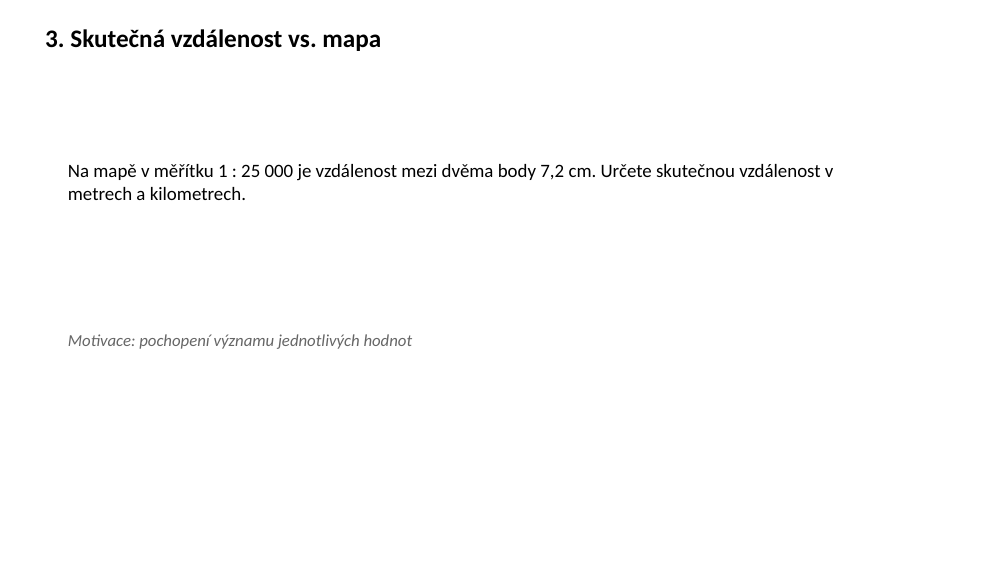
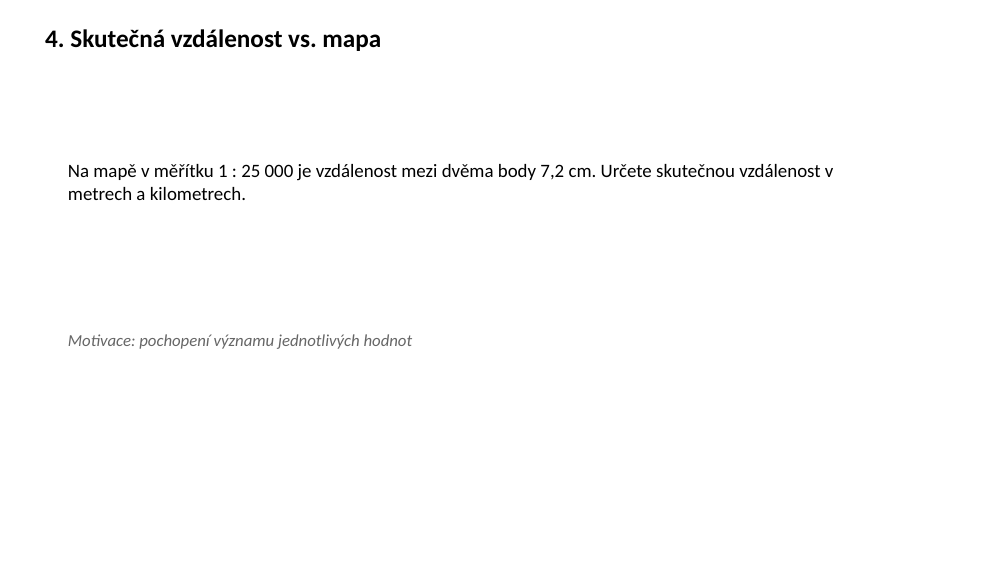
Before and after one commit to k155cvut/uvin, a slide deck: slide 5 of cviceni/cv2/uvin_cv2.pptx (slide 4 before the commit). Drawn at 1008x567 pixels with LibreOffice and Linux fonts; fonts in the diff are those of the drawing. Boxes give left, top, right and bottom in pixels: in the first picture for what was removed or moved away, otherwise in the second. Text is boxed around its words. In the diff, an @@ line names an element or a change of style, - is before the commit and + after.

```diff
--- a/cviceni/cv2/uvin_cv2.pptx
+++ b/cviceni/cv2/uvin_cv2.pptx
@@ text at [45,29,381,51]: text changed @@
-3. Skutečná vzdálenost vs. mapa
+4. Skutečná vzdálenost vs. mapa
```
Also in this commit, not shown: 6 other slides changed, 1 slide added, 1 other file.
